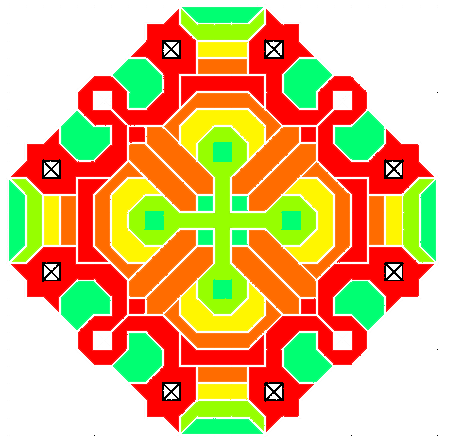
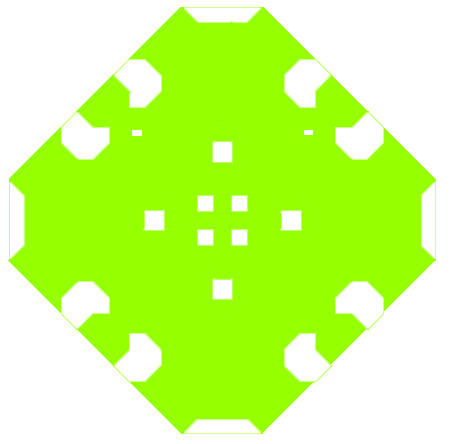
Layer changes from the first 450×444 image to the second:
hid "Layer 9" over [6, 3, 440, 438]
removed layer "Layer 24" over [43, 42, 402, 399]
painted on "Layer 3" over [132, 130, 313, 300]
hid "Layer 8", painted on it over [8, 7, 436, 434]
